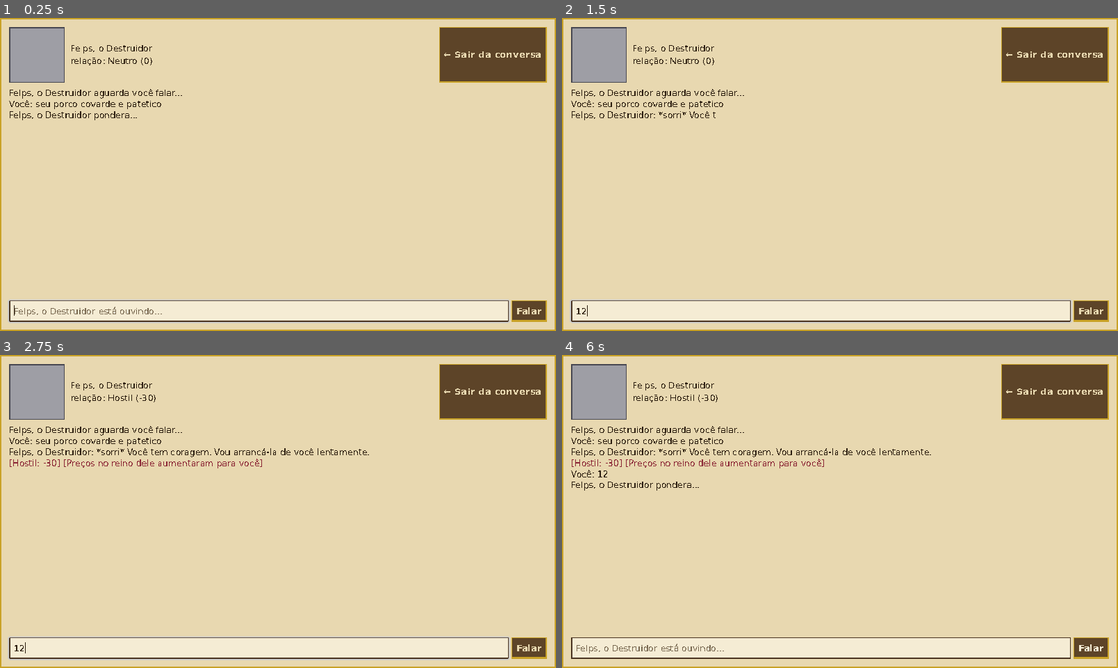
Above: before the commit, frames 1-4 (two rows, left to right).
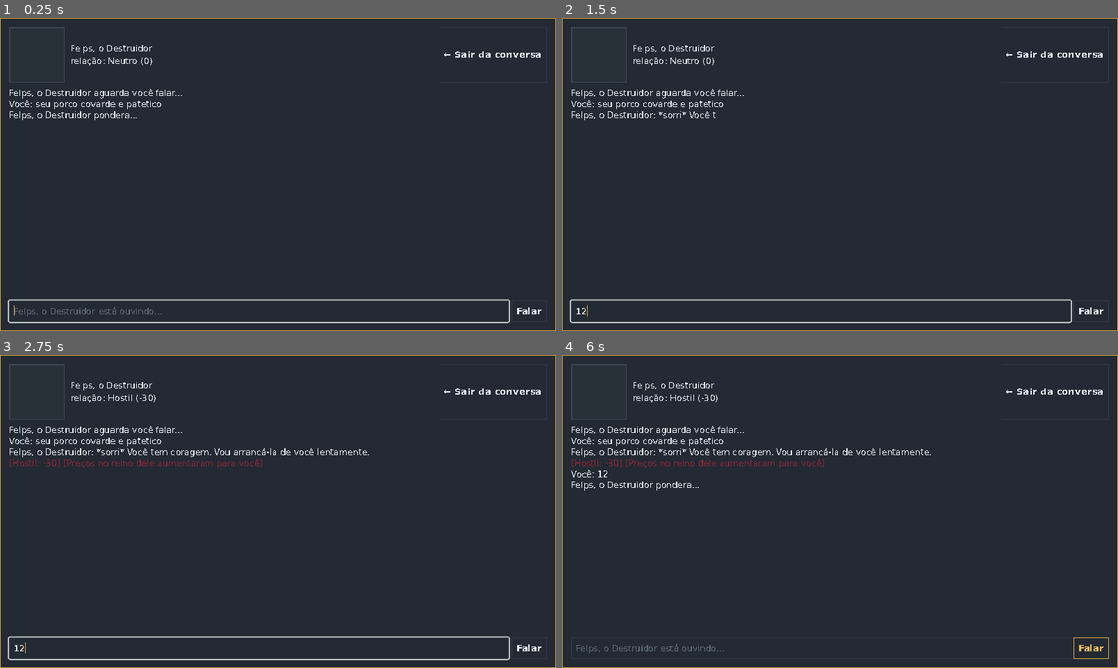
Above: after the commit, the same moments.

Repository: FelpsLuz/livro-receitas
Game: Godot game, scene res://tests/teste_cenas.tscn
Two runs of this game, one before a commit and one after it. Both use one fixed random seed, a clock stepped at 60 frames per second and the inputs below. This scene is started directly instead of the project's main scene.
Inputs (mouse positions are in pixels of both pictures, inside the frame that each line leads up to):
- Up to frame 1 (0.25 s): no input
- Up to frame 2 (1.5 s): click (823, 312) at 0.52 s; type "12" at 0.6 s; click "Comprar 5" at 1.25 s
- Up to frame 3 (2.75 s): click "Comprar 5" at 2 s
- Up to frame 4 (6 s): click "Comprar 5" at 2.75 s; click "Comprar 5" at 3.5 s; click "Comprar 5" at 4.25 s; click "Passar o mês" at 5 s; click (1101, 652) at 5.77 s

The runs differ from the first frame. In frame 1, 99% of the frame differs, in the area x 0-100%, y 0-100%; in frame 2, 99%; in frame 3, 99%; in frame 4, 99%.
Error in both runs: Invalid access to property or key 'rei_touros' on a base object of type 'Dictionary'. (res://tests/teste_cenas.gd:77)

Commit message:
Paleta chapada: slate escuro com um acento de latão
O pergaminho, a madeira e o ouro saíram. Bonitos de descrever e errados
para o que esta tela é — um jogo de gerenciamento passa a partida inteira
em tabela, e textura de madeira atrás de número é ruído competindo com o
dado.

A regra que organiza tudo: TERRENO em quatro degraus de slate frio, TEXTO
em três pesos, e UM acento quente. A ousadia mora num lugar só; o resto
fica quieto, e é por isso que o número saltou — ele é a única coisa
colorida na tela.

  FUNDO      #12151A   a tela por trás de tudo
  SUPERFICIE #1B2027   painel, aba ativa
  ELEVADO    #232A33   linha de tabela, campo, botão, modal
  BORDA      #333C48   separador de 1px
  TEXTO      #E4E9EF · TEXTO_2 #98A3B0 · TEXTO_3 #5F6B79
  ACENTO     #E0A93B   latão — o único quente
  GANHO      #57B98B · PERIGO #E0664A

Quatro degraus e não três: a linha de tabela precisa de um plano próprio
acima do painel, senão vinte linhas seguidas viram um bloco. E é a BORDA,
não o preenchimento, que faz vinte linhas lerem como vinte itens.

Cor semântica é separada do acento de propósito. Se o ganho fosse o mesmo
latão do título, "subiu" e "isto é um cabeçalho" leriam igual — e era
exatamente o que acontecia: SANGUE fazia título de seção E alarme de moral
ao mesmo tempo. Os quatro títulos foram para ACENTO; SANGUE virou PERIGO e
ficou só com o alarme.

Os oito nomes antigos viram APELIDO apontando para o papel certo no
vocabulário novo, então os doze pontos fora do tema não quebraram.

FORMA
Canto reto continua, mas agora por ESCOLHA e não por imposição da pixel
art: canto vivo com borda de 1px lê como instrumento e livro-razão. Botão
passou a ser chapado — a rampa de sombra desenhada era skeuomorfismo, e num
tema chapado é a peça que denuncia que o resto foi só recolorido. O
apertado ainda desce 1px, porque é a única pista tátil que sobrevive ao
achatamento.

PLACEHOLDER
Arte.caixa era cinza 0,62 — escolhido quando o tema era pergaminho claro,
onde some. Sobre o slate ele virou o elemento MAIS CLARO da tela: a ausência
de arte gritava mais alto que a arte. Foi para a paleta da interface.

docs/INTERFACE.md registra os tokens, os contrastes medidos e a direção de
prompt para os ícones que faltam.

355 asserções, 0 falhas.

Diff:
--- a/reino-por-conquista-godot/cenas/principal.gd
+++ b/reino-por-conquista-godot/cenas/principal.gd
@@ -114,7 +114,7 @@
 	if f_titulo != null:
 		titulo.add_theme_font_override("font", f_titulo)
 	titulo.add_theme_font_size_override("font_size", Tema.TITULO_JOGO)
-	titulo.add_theme_color_override("font_color", Tema.SANGUE)
+	titulo.add_theme_color_override("font_color", Tema.ACENTO)
 	titulo.horizontal_alignment = HORIZONTAL_ALIGNMENT_CENTER
 	v.add_child(titulo)
 	var sub := Label.new()
@@ -359,19 +359,19 @@
 	var moral: int = Economia.moral(state)
 	_celula_hud("moedas", str(int(j["ouro"])), Tema.OURO, "Ouro no cofre")
 	_celula_hud("tropa", str(Combate.total_homens(j["tropas"])),
-		Tema.PERGAMINHO, "Homens em armas")
+		Tema.TEXTO, "Homens em armas")
 	# a moral só ganha destaque quando vira problema: acima de 60 é ruído
 	_celula_hud("moral", "%d" % moral,
-		Tema.SANGUE if moral <= 35 else Color("9c8a6c"),
+		Tema.SANGUE if moral <= 35 else Tema.TEXTO_2,
 		"Moral do exército — abaixo de 35 os homens desertam")
-	_celula_hud("renome", str(int(j["renome"])), Color("9c8a6c"), "Renome")
+	_celula_hud("renome", str(int(j["renome"])), Tema.TEXTO_2, "Renome")
 	if int(j["guardas"]) > 0:
-		_celula_hud("escudo", str(int(j["guardas"])), Color("9c8a6c"),
+		_celula_hud("escudo", str(int(j["guardas"])), Tema.TEXTO_2,
 			"Guardas de elite na sua casa")
 	var t = state.get("terra")
 	if t != null:
 		_celula_hud("trigo", str(int(t["alimento"])),
-			Tema.SANGUE if int(t["alimento"]) <= 0 else Color("9c8a6c"), "Celeiro")
+			Tema.SANGUE if int(t["alimento"]) <= 0 else Tema.TEXTO_2, "Celeiro")
 	# a estação pinta o ícone do calendário: a UI muda de temperatura com o mundo
 	_celula_hud("calendario", Estacoes.nome(state), Estacoes.cor(state),
 		Estacoes.nota(state))
@@ -435,7 +435,7 @@
 	if f != null:
 		l.add_theme_font_override("font", f)
 	l.add_theme_font_size_override("font_size", Tema.TITULO_SECAO)
-	l.add_theme_color_override("font_color", Tema.SANGUE)
+	l.add_theme_color_override("font_color", Tema.ACENTO)
 	c.add_child(l)
 
 func _par(c: Container, texto: String) -> Label:
@@ -546,7 +546,7 @@
 		return
 	var linha := Label.new()
 	linha.text = "- " + msg
-	linha.add_theme_color_override("font_color", Tema.SANGUE)
+	linha.add_theme_color_override("font_color", Tema.ACENTO)
 	_conteudo_aba().add_child(linha)
 	var timer := get_tree().create_timer(3.5)
 	timer.timeout.connect(func():
@@ -1374,7 +1374,7 @@
 	var l_titulo := Label.new()
 	l_titulo.text = titulo
 	l_titulo.add_theme_font_size_override("font_size", 22)
-	l_titulo.add_theme_color_override("font_color", Tema.SANGUE)
+	l_titulo.add_theme_color_override("font_color", Tema.ACENTO)
 	v.add_child(l_titulo)
 	var l_corpo := Label.new()
 	l_corpo.text = corpo
--- a/reino-por-conquista-godot/scripts/arte.gd
+++ b/reino-por-conquista-godot/scripts/arte.gd
@@ -20,10 +20,19 @@
 class_name Arte
 extends RefCounted
 
-## Cinza neutro: não sugere material nenhum, e some contra qualquer fundo
-## menos do que uma cor saturada sugeriria intenção de arte.
-const TOM := Color(0.62, 0.62, 0.65, 1.0)
-const BORDA := Color(0.28, 0.28, 0.32, 1.0)
+## O placeholder mora na paleta da INTERFACE, um degrau acima da superfície.
+##
+## Ele era cinza 0,62 — escolhido quando o tema era pergaminho claro, onde
+## some. Sobre o slate escuro do tema novo, o mesmo cinza vira o elemento
+## mais claro da tela: a ausência de arte passou a gritar mais alto que a
+## arte. Placeholder tem que dizer "falta uma peça aqui", não roubar a
+## leitura da tabela ao lado.
+##
+## Os valores espelham Tema.ELEVADO e Tema.BORDA. Não são importados de lá
+## para o Arte não depender do tema — este nó também roda em teste headless,
+## onde não há Theme montado.
+const TOM := Color(0.16, 0.19, 0.22, 1.0)
+const BORDA := Color(0.24, 0.28, 0.33, 1.0)
 ## Silhueta (sombra projetada, oclusor): o caixote em preto, sem borda.
 const VULTO := Color(0.0, 0.0, 0.0, 1.0)
 
--- a/reino-por-conquista-godot/scripts/tema.gd
+++ b/reino-por-conquista-godot/scripts/tema.gd
@@ -1,16 +1,62 @@
 # ============================================================
-# TEMA MEDIEVAL — pergaminho, madeira e ouro, criado em código.
+# TEMA — interface de gerenciamento, chapada, em código.
+#
+# O tema anterior era pergaminho, madeira e ouro: bonito de descrever e
+# errado para o que esta tela é. Um jogo de gerenciamento passa a partida
+# inteira em tabela — preço, carga, prazo, moral — e textura de madeira
+# atrás de número é ruído competindo com o dado.
+#
+# A regra que organiza tudo aqui: TERRENO em quatro degraus de um slate
+# frio, TEXTO em três pesos, e UM acento quente. A ousadia mora num lugar
+# só; o resto fica quieto. Um latão sobre slate lê como moeda sem precisar
+# de tábua nem de rebite.
+#
+# Por que escuro. Não é moda: é que os números coloridos — ganho, custo,
+# alarme — precisam saltar, e sobre creme eles competem com o fundo. Sobre
+# slate, o verde e o terracota carregam sozinhos.
+#
+# Por que canto RETO. Antes era imposição da pixel art (curva anti-aliased
+# no canto de um painel gritava "isto é CSS"). A pixel art saiu, então
+# agora é ESCOLHA: canto vivo e borda de 1px leem como instrumento e como
+# livro-razão, que é o que o jogo é. Raio de canto puxaria para app de
+# celular.
 # ============================================================
 extends RefCounted
 
-const MADEIRA := Color("2b1d12")
-const MADEIRA_CLARA := Color("4a3421")
-const PERGAMINHO := Color("e8d8b0")
-const PERGAMINHO_CLARO := Color("f5ecd4")
-const TINTA := Color("2d1f10")
-const OURO := Color("c9a227")
-const SANGUE := Color("8b2635")
-const VERDE := Color("3e5f3e")
+# ---- terreno: quatro degraus, do fundo para a superfície ----
+const FUNDO := Color("12151a")        # a tela por trás de tudo
+const SUPERFICIE := Color("1b2027")   # painel, aba ativa
+const ELEVADO := Color("232a33")      # linha de tabela, campo de entrada
+const BORDA := Color("333c48")        # separador de 1px
+
+# ---- texto: três pesos, e nenhum deles é branco puro ----
+## Branco puro sobre escuro vibra e cansa em sessão longa. Um off-white
+## levemente frio assenta com o slate e mantém 13:1 de contraste.
+const TEXTO := Color("e4e9ef")
+const TEXTO_2 := Color("98a3b0")      # rótulo, unidade, texto de apoio
+const TEXTO_3 := Color("5f6b79")      # dica, desabilitado
+
+# ---- acento: o ÚNICO quente da paleta ----
+const ACENTO := Color("e0a93b")       # latão: ouro, título, valor de destaque
+const ACENTO_FORTE := Color("f0c060") # hover
+
+# ---- semântico: separado do acento de propósito ----
+## Cor semântica não é cor de marca. Se o ganho fosse o mesmo latão do
+## título, "subiu" e "isto é um cabeçalho" leriam igual.
+const GANHO := Color("57b98b")
+const PERIGO := Color("e0664a")
+
+# ---- nomes antigos, mantidos como APELIDO ----
+## Doze pontos fora deste arquivo ainda os citam. Apontam para o papel
+## certo no vocabulário novo, não para a cor antiga.
+const MADEIRA := FUNDO
+const MADEIRA_CLARA := BORDA
+const PERGAMINHO := TEXTO
+const PERGAMINHO_CLARO := ELEVADO
+const TINTA := TEXTO
+const OURO := ACENTO
+const SANGUE := PERIGO
+const VERDE := GANHO
 
 # ============================================================
 # TIPOGRAFIA — fonte de INTERFACE, não de pixel art.
@@ -111,9 +157,9 @@
 	# arco suavizado no canto de um painel é o mesmo crime que a fonte vetorial,
 	# e num jogo de pixel art é o detalhe que grita "isto é CSS".
 	var painel := StyleBoxFlat.new()
-	painel.bg_color = PERGAMINHO
-	painel.border_color = MADEIRA_CLARA
-	painel.set_border_width_all(2)
+	painel.bg_color = SUPERFICIE
+	painel.border_color = BORDA
+	painel.set_border_width_all(1)
 	painel.set_corner_radius_all(0)
 	painel.set_content_margin_all(12)
 	t.set_stylebox("panel", "PanelContainer", painel)
@@ -126,64 +172,67 @@
 	# por cima do pergaminho. Painel de gerenciamento não precisa de moldura
 	# ilustrada; precisa de contraste e de borda fina que separe as regiões.
 
-	# ---- botão em três estados DESENHADOS ----
-	# Mudar só a cor de fundo é o que faz botão parecer HTML. O apertado desce
-	# 1px e inverte a rampa de sombra: a luz que estava em cima vai para baixo,
-	# que é como um botão físico se comporta e como o olho espera ler.
-	t.set_stylebox("normal", "Button", _botao(Color("5d4428"), false))
-	t.set_stylebox("hover", "Button", _botao(Color("77563a"), false))
-	t.set_stylebox("pressed", "Button", _botao(Color("3a2a18"), true))
-	t.set_stylebox("focus", "Button", _botao(Color("5d4428"), false))
-	var desativado := _botao(Color("4a4038"), false)
-	desativado.border_color = Color("6b5f52")
-	t.set_stylebox("disabled", "Button", desativado)
-	t.set_color("font_color", "Button", PERGAMINHO)
-	t.set_color("font_hover_color", "Button", Color("f5ecd4"))
-	t.set_color("font_pressed_color", "Button", Color("c9a227"))
-	t.set_color("font_disabled_color", "Button", Color("8a7f70"))
+	# ---- botão CHAPADO, estado por preenchimento ----
+	# A versão anterior desenhava uma rampa de sombra: 1px claro em cima,
+	# 3px escuro embaixo, invertidos ao apertar. Isso é skeuomorfismo — um
+	# botão físico —, e num tema chapado ele é a peça que denuncia que o
+	# resto foi só recolorido. Aqui o estado vem do PREENCHIMENTO, e o
+	# apertado ainda desce 1px: o deslocamento é a única pista tátil que
+	# sobrevive ao achatamento, e sem ela o clique não confirma nada.
+	t.set_stylebox("normal", "Button", _botao(ELEVADO, BORDA, false))
+	t.set_stylebox("hover", "Button", _botao(Color("2e3742"), ACENTO, false))
+	t.set_stylebox("pressed", "Button", _botao(Color("1a1f26"), ACENTO, true))
+	var foco := _botao(ELEVADO, ACENTO, false)
+	t.set_stylebox("focus", "Button", foco)
+	t.set_stylebox("disabled", "Button", _botao(Color("1d2229"), Color("2a323b"), false))
+	t.set_color("font_color", "Button", TEXTO)
+	t.set_color("font_hover_color", "Button", ACENTO_FORTE)
+	t.set_color("font_pressed_color", "Button", ACENTO)
+	t.set_color("font_disabled_color", "Button", TEXTO_3)
 
 	var entrada := StyleBoxFlat.new()
-	entrada.bg_color = PERGAMINHO_CLARO
-	entrada.border_color = MADEIRA_CLARA
-	entrada.set_border_width_all(2)
+	entrada.bg_color = ELEVADO
+	entrada.border_color = BORDA
+	entrada.set_border_width_all(1)
 	entrada.set_corner_radius_all(0)
 	entrada.set_content_margin_all(8)
 	t.set_stylebox("normal", "LineEdit", entrada)
-	t.set_color("font_color", "LineEdit", TINTA)
-	t.set_color("caret_color", "LineEdit", TINTA)
-	# o texto de dica estava em cinza claro sobre creme: praticamente invisível
-	t.set_color("font_placeholder_color", "LineEdit", Color("7a6a52"))
-
-	t.set_color("font_color", "Label", TINTA)
-	t.set_color("default_color", "RichTextLabel", TINTA)
+	t.set_color("font_color", "LineEdit", TEXTO)
+	t.set_color("caret_color", "LineEdit", ACENTO)
+	t.set_color("font_placeholder_color", "LineEdit", TEXTO_3)
+
+	t.set_color("font_color", "Label", TEXTO)
+	t.set_color("default_color", "RichTextLabel", TEXTO)
 
 	var aba_sel := StyleBoxFlat.new()
-	aba_sel.bg_color = PERGAMINHO
+	# a aba ativa é a MESMA superfície do painel que ela abre: sem costura
+	# entre a aba e o conteúdo, a barra deixa de parecer um menu solto
+	aba_sel.bg_color = SUPERFICIE
 	aba_sel.set_corner_radius_all(0)
 	aba_sel.set_content_margin_all(8)
-	aba_sel.border_color = OURO
+	aba_sel.border_color = ACENTO
 	aba_sel.border_width_top = 2
 	var aba_normal := StyleBoxFlat.new()
-	aba_normal.bg_color = MADEIRA_CLARA
+	aba_normal.bg_color = FUNDO
 	aba_normal.set_corner_radius_all(0)
 	aba_normal.set_content_margin_all(8)
 	t.set_stylebox("tab_selected", "TabContainer", aba_sel)
 	t.set_stylebox("tab_unselected", "TabContainer", aba_normal)
 	t.set_stylebox("tab_hovered", "TabContainer", aba_normal)
-	t.set_color("font_selected_color", "TabContainer", TINTA)
-	t.set_color("font_unselected_color", "TabContainer", Color("d4c090"))
+	t.set_color("font_selected_color", "TabContainer", TEXTO)
+	t.set_color("font_unselected_color", "TabContainer", TEXTO_2)
 	var aba_painel := painel.duplicate()
 	t.set_stylebox("panel", "TabContainer", aba_painel)
 
 	# barra de rolagem: a padrão da engine tem cantos arredondados e cinza de
 	# sistema — no meio de um pergaminho ela é a última peça de "site" na tela
 	var trilho := StyleBoxFlat.new()
-	trilho.bg_color = Color("d8c69c")
+	trilho.bg_color = FUNDO
 	trilho.set_corner_radius_all(0)
 	trilho.content_margin_left = 4
 	trilho.content_margin_right = 4
 	var polegar := StyleBoxFlat.new()
-	polegar.bg_color = MADEIRA_CLARA
+	polegar.bg_color = BORDA
 	polegar.set_corner_radius_all(0)
 	polegar.content_margin_left = 4
 	polegar.content_margin_right = 4
@@ -191,58 +240,47 @@
 		t.set_stylebox("scroll", classe, trilho)
 		t.set_stylebox("grabber", classe, polegar)
 		var realce := polegar.duplicate()
-		realce.bg_color = Color("6b4f30")
+		realce.bg_color = ACENTO
 		t.set_stylebox("grabber_highlight", classe, realce)
 		t.set_stylebox("grabber_pressed", classe, realce)
 
 	return t
 
-## Um botão de três estados com rampa de sombra desenhada, não gerada por CSS.
-static func _botao(fundo: Color, apertado: bool) -> StyleBoxFlat:
+## Botão chapado: preenchimento e borda, sem bisel. O apertado desce 1px —
+## a única pista tátil que sobrevive ao achatamento.
+static func _botao(fundo: Color, borda: Color, apertado: bool) -> StyleBoxFlat:
 	var sb := StyleBoxFlat.new()
 	sb.bg_color = fundo
-	sb.border_color = OURO
-	sb.set_border_width_all(2)
+	sb.border_color = borda
+	sb.set_border_width_all(1)
 	sb.set_corner_radius_all(0)
 	sb.set_content_margin_all(8)
-	# a rampa: 1px claro em cima e 1px escuro embaixo — invertidos quando aperta
-	sb.border_width_top = 1
-	sb.border_width_bottom = 3 if not apertado else 1
 	if apertado:
-		# desce 1px: o conteúdo inteiro anda junto, é o que dá o "clique"
 		sb.content_margin_top = 9
 		sb.content_margin_bottom = 7
-		sb.border_width_top = 3
 	return sb
 
-## Fundo de um CARD de lista (tropa, lorde, reino, contrato).
-##
-## A moldura de madeira do PixelLab é ótima para um painel grande, mas ela tem
-## listras de tábua e o 9-slice as estica: numa faixa de 56px de altura as
-## listras caem exatamente em cima das linhas de texto. O card usa pergaminho
-## claro sobre o pergaminho da aba — separado pela borda, e legível.
-## Fundo OPACO para modal e tela de conversa.
-##
-## `painel_madeira` é uma moldura VAZADA — o miolo tem alpha zero. Isso serve
-## para emoldurar algo que já tem fundo, mas num modal deixava a aba inteira
-## aparecendo através do texto. Aqui o fundo é sólido, e a moldura de madeira
-## continua livre para entrar por cima quando alguém quiser.
+## Fundo OPACO para modal e tela de conversa. Um degrau ACIMA do painel:
+## o modal precisa ler como camada nova, não como o mesmo plano.
 static func estilo_modal() -> StyleBoxFlat:
 	var sb := StyleBoxFlat.new()
-	sb.bg_color = PERGAMINHO
-	sb.border_color = OURO
-	sb.set_border_width_all(2)
+	sb.bg_color = ELEVADO
+	sb.border_color = ACENTO
+	sb.set_border_width_all(1)
 	sb.set_corner_radius_all(0)
 	sb.set_content_margin_all(16)
 	# sem `shadow_size`: a sombra do StyleBoxFlat é um borrão gaussiano, e
-	# gradiente é justamente o que não pode existir aqui. O véu escuro do modal
-	# já faz o trabalho de separar do fundo.
+	# borrão numa interface chapada é a peça que não pertence. O véu escuro
+	# do modal já separa do fundo.
 	return sb
 
+## Card de linha de tabela. Um degrau acima da superfície, com borda fina —
+## é a borda, e não o preenchimento, que faz vinte linhas seguidas ainda
+## lerem como vinte itens.
 static func estilo_card() -> StyleBoxFlat:
 	var sb := StyleBoxFlat.new()
-	sb.bg_color = PERGAMINHO_CLARO
-	sb.border_color = MADEIRA_CLARA
+	sb.bg_color = ELEVADO
+	sb.border_color = BORDA
 	sb.set_border_width_all(1)
 	sb.set_corner_radius_all(0)
 	sb.set_content_margin_all(10)
Not shown, added: docs/INTERFACE.md
